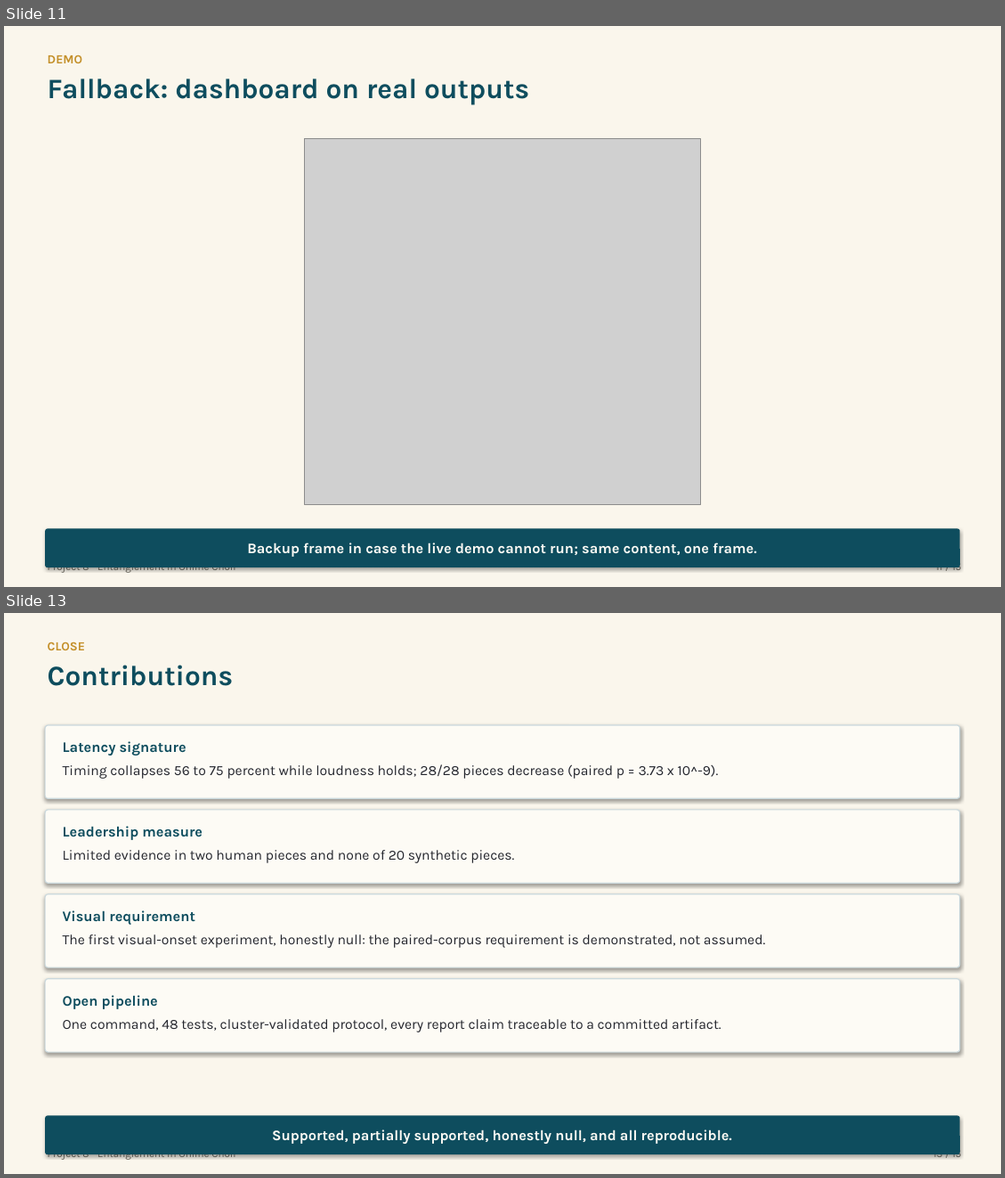
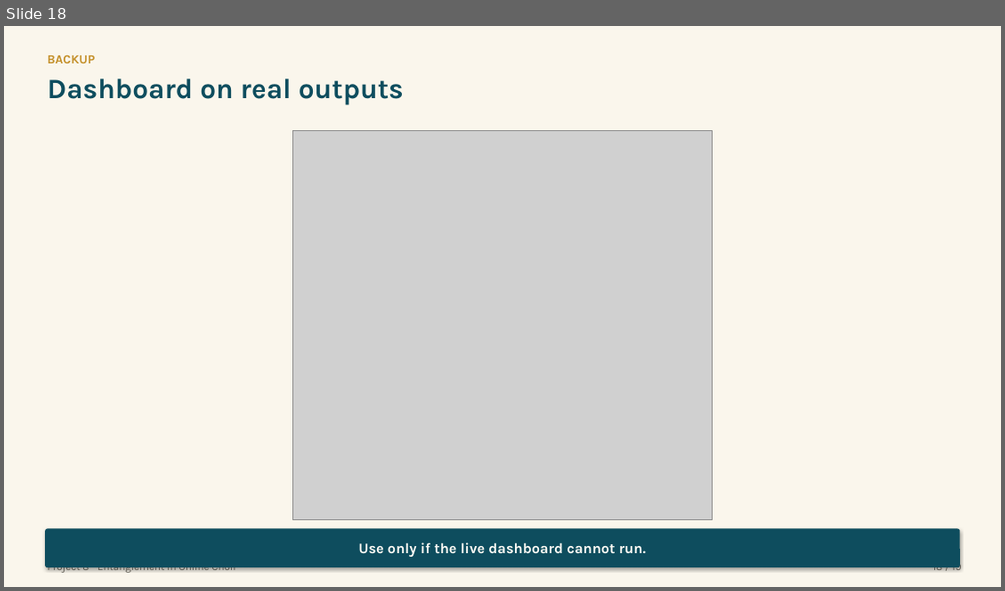
Before and after one commit to Zuraiz270/networked-choir-entanglement, a slide deck: output/jul23_final_presentation.pptx. Shown one above the other, each under a label of ours: slides 11 and 13 before the commit, slide 18 after it; the slides between them are not shown. The pictures are 1005x1178 and 1005x591 pixels, drawn with LibreOffice and Linux fonts; fonts in the diff are those of the drawing; grey boxes stand for pictures. Boxes give left, top, right and bottom in pixels: in the first picture for what was removed or moved away, otherwise in the second. Text is boxed around its words. In the diff, an @@ line names an element or a change of style, - is before the commit and + after.

```diff
--- a/output/jul23_final_presentation.pptx
+++ b/output/jul23_final_presentation.pptx
@@ slide 13 removed at (4,613,1001,1174), background #FAF6EC @@
@@ text removed at (48,641,85,650) @@
-CLOSE
@@ text removed at (48,665,233,686) @@
-Contributions
@@ rounded rectangle removed at (45,725,960,798) @@
-Latency signature
-Timing collapses 56 to 75 percent while loudness holds; 28/28 pieces decrease (paired p = 3.73 x 10^-9).
@@ rounded rectangle removed at (45,810,960,883) @@
-Leadership measure
-Limited evidence in two human pieces and none of 20 synthetic pieces.
@@ rounded rectangle removed at (45,894,960,967) @@
-Visual requirement
-The first visual-onset experiment, honestly null: the paired-corpus requirement is demonstrated, not assumed.
@@ rounded rectangle removed at (45,979,960,1052) @@
-Open pipeline
-One command, 48 tests, cluster-validated protocol, every report claim traceable to a committed artifact.
@@ rounded rectangle removed at (45,1116,960,1154) @@
-Supported, partially supported, honestly null, and all reproducible.
@@ text removed at (48,1154,236,1159) @@
-Project 8 - Entanglement in Online Choir
@@ text removed at (933,1147,961,1159) @@
-13 / 15
@@ what was slide 11 is now slide 18 @@
@@ slide 18 changed as well @@
@@ text at (48,79,404,105): text changed @@
-Fallback: dashboard on real outputs
+Dashboard on real outputs
@@ text at (48,55,96,63): text changed @@
-DEMO
+BACKUP
@@ picture: place and size @@
-picture at (305,138,700,505)
+picture at (292,131,712,520)
@@ text in rounded rectangle at (358,542,646,556): text changed @@
-Backup frame in case the live demo cannot run; same content, one frame.
+Use only if the live dashboard cannot run.
@@ text at (932,560,962,572): text changed @@
-11 / 15
+18 / 19
```
Also in this commit, not shown: 8 other slides changed, 10 slides added, 5 other slides removed, 18 other files.
